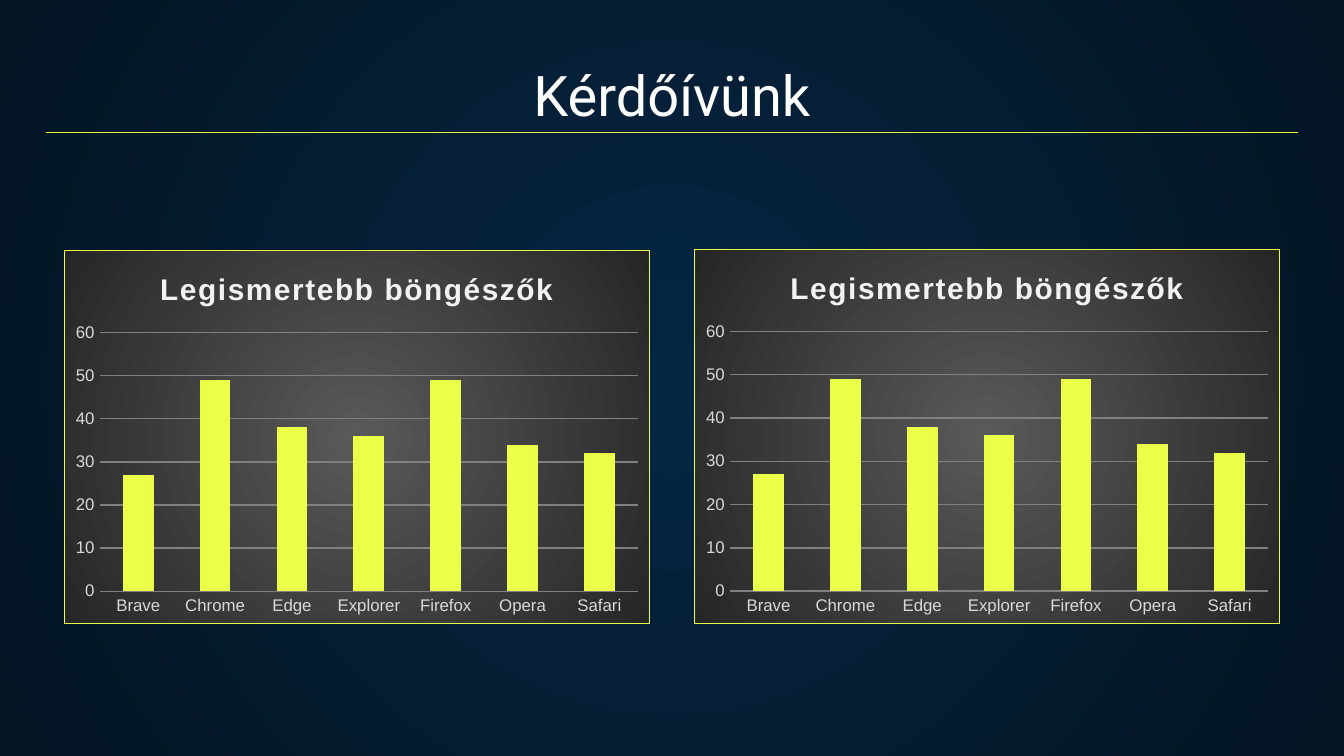
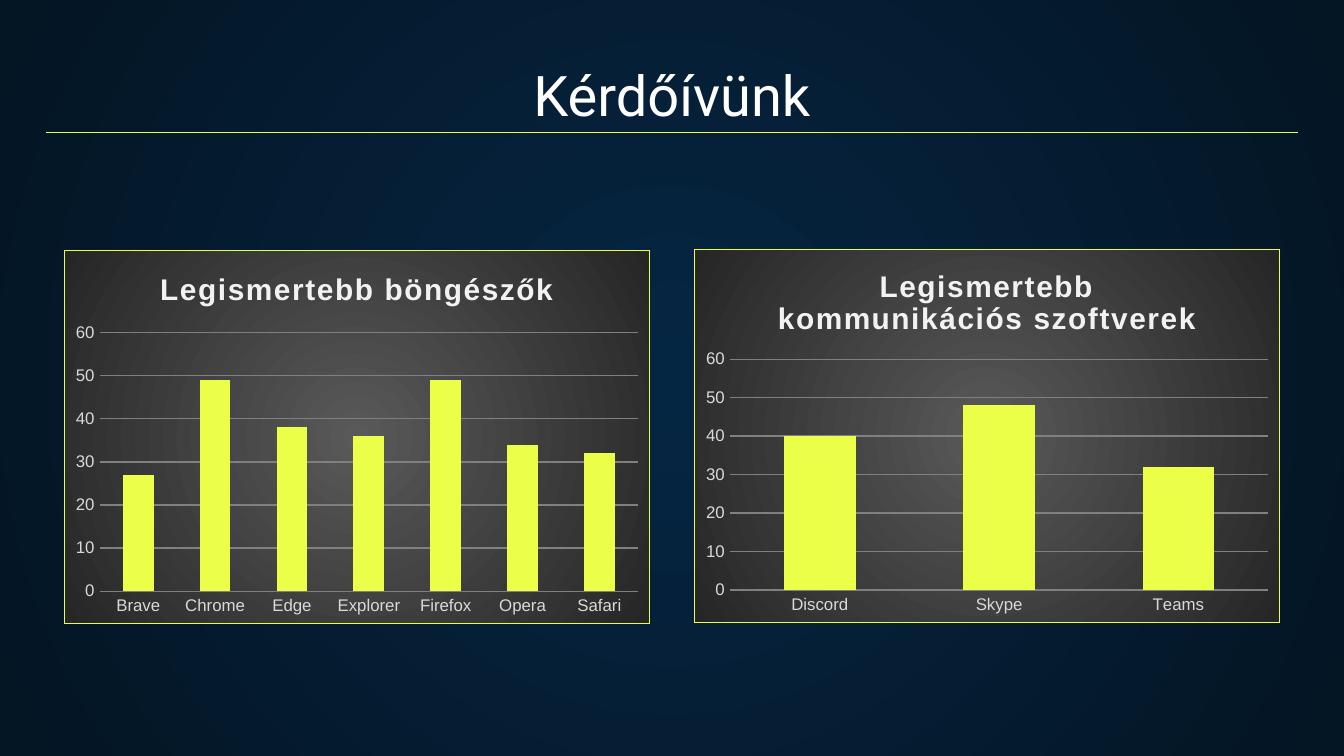
Before and after one commit to Berci5595/Venom, a slide deck: slide 11 of Venom.pptx. Drawn at 1344x756 pixels with LibreOffice and Linux fonts; fonts in the diff are those of the drawing. Boxes give left, top, right and bottom in pixels: in the first picture for what was removed or moved away, otherwise in the second. Text is boxed around its words. In the diff, an @@ line names an element or a change of style, - is before the commit and + after.

Commit message:
Javitott ppt

```diff
--- a/Venom.pptx
+++ b/Venom.pptx
@@ column chart at [695,250,1281,622] @@
@@ title "Legismertebb böngészők " to "Legismertebb kommunikációs szoftverek " @@
-categories: Brave, Chrome, Edge, Explorer, Firefox, Opera, Safari
+categories: Discord, Skype, Teams
-Series 1: 27, 49, 38, 36, 49, 34, 32
+Series 1: 40, 48, 32
```
